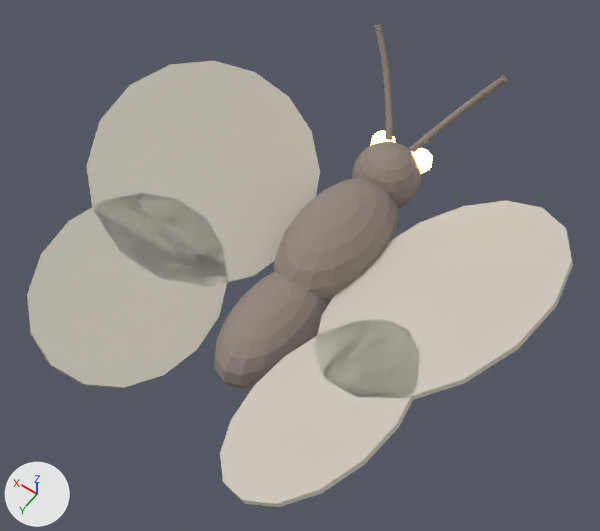
The Blender file bramblecrown/source-art/rotmoth.blend as it was, and as the next commit left it.
The view is the same before and after, from a camera (50 mm lens) standing at (-0.621, 1.014, 1.429) and looking at (0.0, 0.144, 0.062). Every picture has the same lights, and +X, +Y and +Z are marked at lower left. The picture after the commit comes second.

Objects in the first picture: 'rotmoth_body', 'wing_L0', 'wing_L1', 'wing_R0', 'wing_R1'.
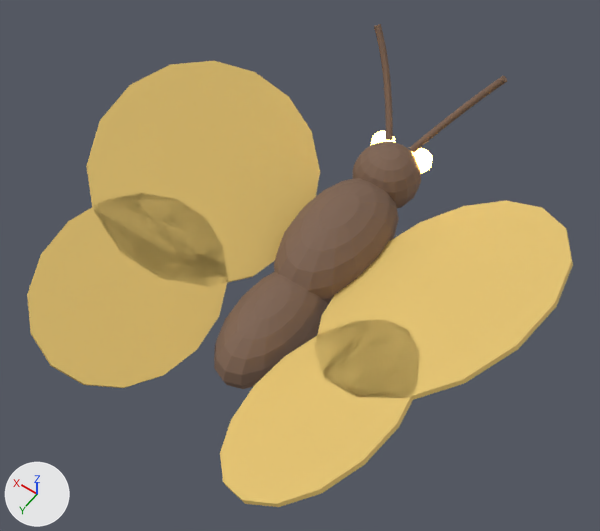
The change, as JSON lines over the scene's bpy script:
```json
{"op": "set", "path": "mat_moth_body.base_color", "old": "(0.28, 0.23, 0.2)", "new": "(0.2, 0.12, 0.08)", "note": "grey #90847c -> brown #7c6150"}
{"op": "set", "path": "mat_moth_wing.base_color", "old": "(0.62, 0.58, 0.5)", "new": "(0.78, 0.55, 0.16)", "note": "light grey #cec8bc -> yellow #e5c46f"}
```

Pixel boxes (x1, y1, x2, y2) of what changed, in the pictures (600 x 531 px):
```json
{"object": "wing_R0", "change": "recoloured", "before": [86, 61, 320, 286], "after": [86, 61, 320, 286], "on screen": "light grey to yellow"}
{"object": "wing_L0", "change": "recoloured", "before": [314, 200, 573, 400], "after": [314, 200, 573, 400], "on screen": "light grey to yellow"}
{"object": "wing_R1", "change": "recoloured", "before": [27, 193, 228, 388], "after": [27, 193, 228, 388], "on screen": "light grey to yellow"}
{"object": "rotmoth_body", "change": "recoloured", "before": [214, 24, 507, 389], "after": [214, 24, 507, 389], "on screen": "grey to brown"}
{"object": "wing_L1", "change": "recoloured", "before": [220, 320, 420, 507], "after": [220, 320, 420, 507], "on screen": "light grey to yellow"}
```
